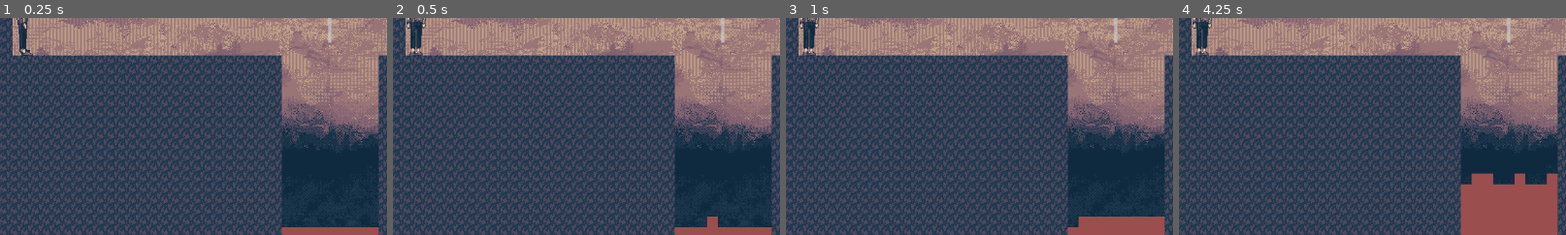
Above: before the commit, frames 1-4 (left to right).
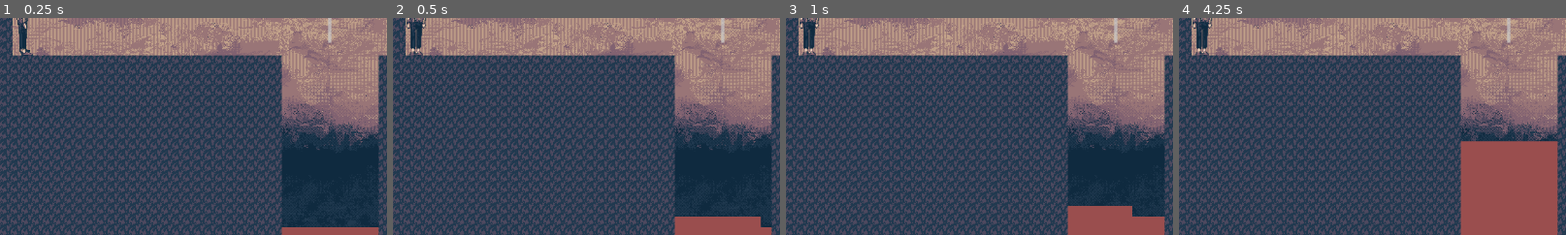
Above: after the commit, the same moments.

Repository: hellomynameisren/ludumdare
Game: Godot game, scene res://liquid/complete_levels/01_intro.tscn
The game is run twice, just before and just after one commit, with the same random seed, the same clock (stepped at 60 frames per second) and the same inputs.
Inputs:
- Up to frame 1 (0.25 s): no input
- Up to frame 2 (0.5 s): no input
- Up to frame 3 (1 s): no input
- Up to frame 4 (4.25 s): tap Enter at 3.5 s
The pictures show only the part of the screen within x 47-97%, y 50-100%; the shares and areas given below are measured in that part.

Frame 1 is identical in both runs. In frame 2, 1.0% of the frame differs, in the area x 72-96%, y 91-97%; in frame 3, 1.0%; in frame 4, 4.5%, in the area x 72-98%, y 56-77%.

Commit message:
further optimization

Diff:
--- a/liquid/lava_map.gd
+++ b/liquid/lava_map.gd
@@ -6,7 +6,7 @@
 var lava_emitter_scene = preload("res://liquid/lava_emitter.tscn")
 
 
-var adjacent_positions = {}
+# var adjacent_positions = {}
 
 # var y_to_adjacent_xs = {}
 
@@ -78,13 +78,13 @@
 
 
 
-func add_adjacent(loc: Vector2) -> bool:
-	var res = not adjacent_positions.has(loc)
-	adjacent_positions[loc] = true
-	return res
-
-func remove_adjacent(loc: Vector2):
-	adjacent_positions.erase(loc)
+#func add_adjacent(loc: Vector2) -> bool:
+#	var res = not adjacent_positions.has(loc)
+#	adjacent_positions[loc] = true
+#	return res
+
+#func remove_adjacent(loc: Vector2):
+#	adjacent_positions.erase(loc)
 
 func check_emitter(loc: Vector2):
 	return
@@ -111,12 +111,13 @@
 func put_lava_at(loc: Vector2) -> Array:
 	var new_neighbors = []
 	$TileMap.set_cell(0, loc, 0, Vector2(0, 0))
-	remove_adjacent(loc)
+	# remove_adjacent(loc)
 	check_emitter(loc)
 	for offset in [Vector2(0, 1), Vector2(0, -1), Vector2(1, 0), Vector2(-1, 0)]:
 		var loc2 = loc + offset
 		check_emitter(loc2)
-		if add_adjacent(loc2):
+		# if add_adjacent(loc2):
+		if $TileMap.get_cell_source_id(0, loc2) != 0:
 			new_neighbors.append(loc2)
 			pq_insert(global_pq, loc2)
 	return new_neighbors
@@ -148,7 +149,10 @@
 
 
 func _on_spawn_timer_timeout():
+	#var start_time = Time.get_unix_time_from_system()
 	place_lava(spawn_per_iter)
+	#var end_time = Time.get_unix_time_from_system()
+	#print("place lava took: " + str(end_time - start_time) + " sec")
 
 func place_lava(to_place: int):
 	while pq_size(global_pq) > 0:
